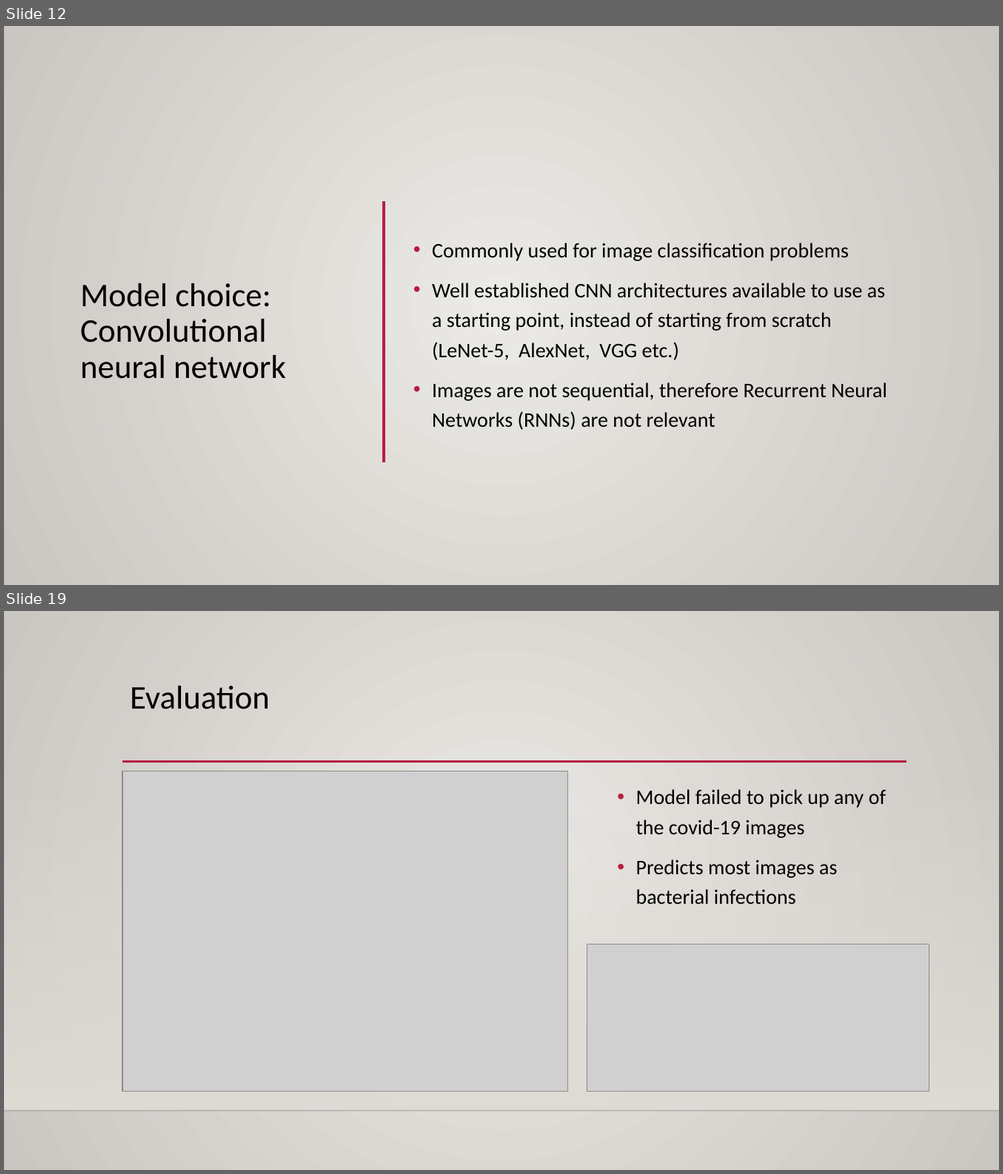
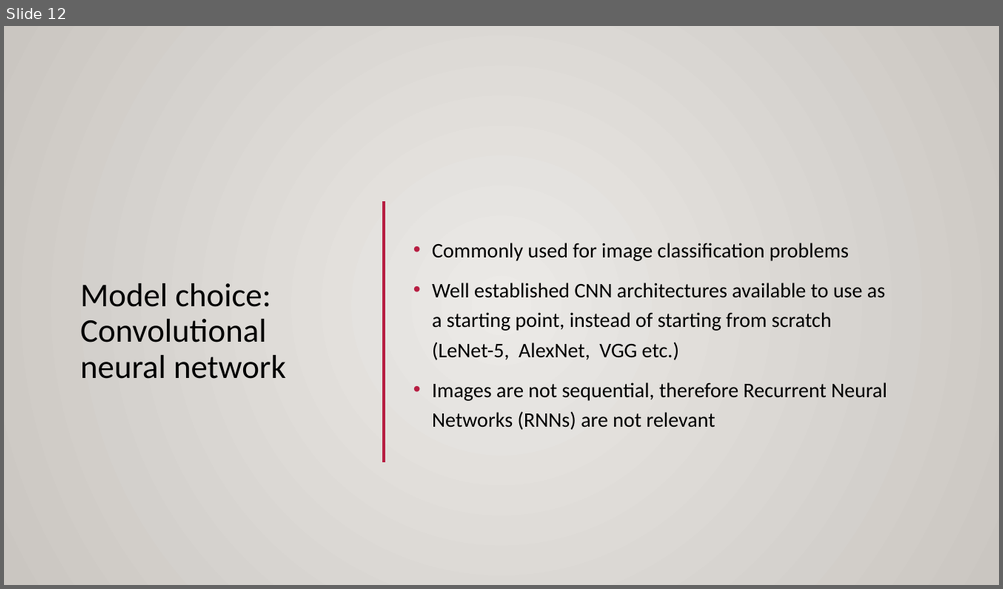
Before and after one commit to Kesterchia/Classifying-Chest-X-Rays, a slide deck: Identifying Covid-19 patients from Chest X-Rays.pptx. Shown one above the other, each under a label of ours: slides 12 and 19 before the commit, slide 12 after it; the slides between them are not shown. The pictures are 1003x1174 and 1003x589 pixels, drawn with LibreOffice and Linux fonts; fonts in the diff are those of the drawing; grey boxes stand for pictures; background and template pictures are left out. Boxes give left, top, right and bottom in pixels: in the first picture for what was removed or moved away, otherwise in the second. Text is boxed around its words. In the diff, an @@ line names an element or a change of style, - is before the commit and + after.

```diff
--- a/Identifying Covid-19 patients from Chest X-Rays.pptx
+++ b/Identifying Covid-19 patients from Chest X-Rays.pptx
@@ slide 19 removed at (4,611,999,1170), background gradient #ECEAE7 to #CAC7C1; not listed: 3 template elements that a slide beside it also shows @@
@@ title removed at (130,686,270,709) @@
-Evaluation
@@ picture removed at (122,772,568,1092) @@
@@ text removed at (636,789,885,904) @@
-• Model failed to pick up any of the covid-19 images
-• Predicts most images as bacterial infections
@@ picture removed at (586,944,929,1091) @@
```
Also in this commit, not shown: 7 slides changed, 4 slides added, 1 other slide removed, 1 other file.
